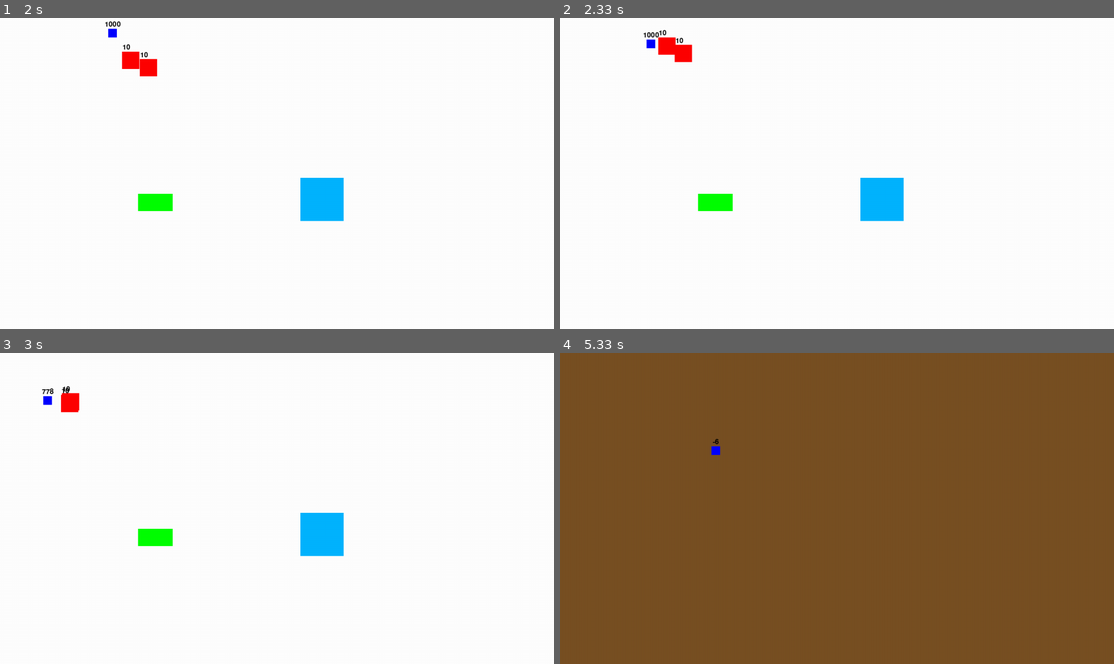
Above: before the commit, frames 1-4 (two rows, left to right).
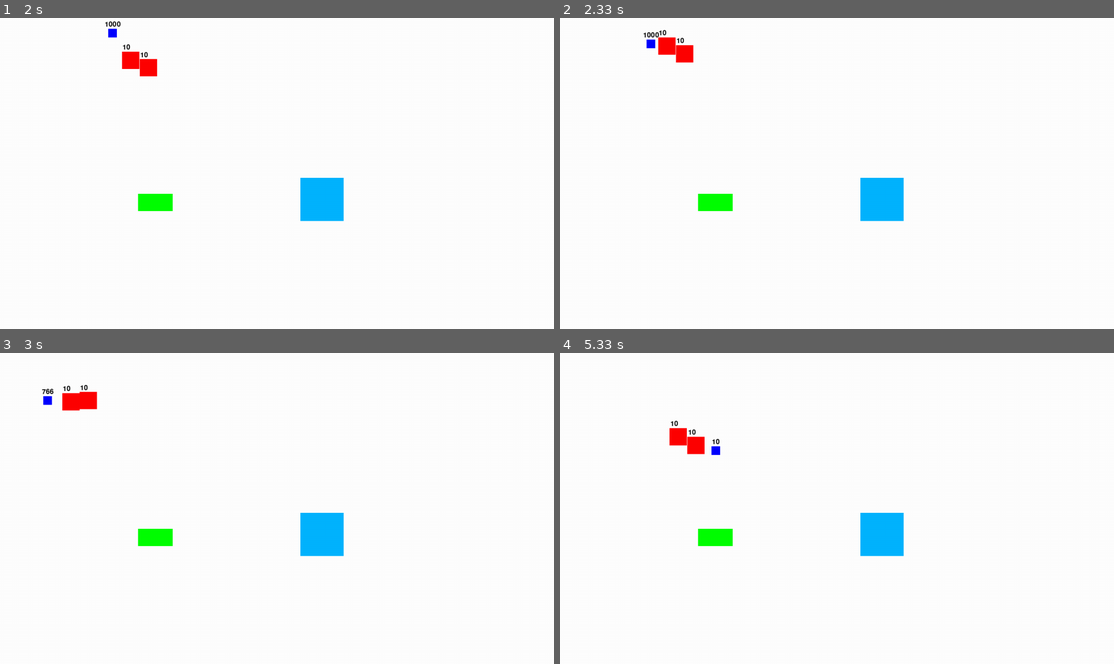
Above: after the commit, the same moments.

Repository: raphaeldupoux2/Jeux_video_pygame
Game: pygame game, started from main.py
The game is run twice, just before and just after one commit, with the same random seed, the same clock (stepped at 60 frames per second) and the same inputs.
Inputs:
- Up to frame 1 (2 s): hold Right 0.33-0.8 s; hold Up 0.83-1.13 s; hold Right 1.17-1.63 s; hold Left from 1.67 s (still down)
- Up to frame 2 (2.33 s): release Left at 2.2 s; hold Down from 2.23 s (still down)
- Up to frame 3 (3 s): release Down at 2.53 s; hold Left 2.57-2.97 s
- Up to frame 4 (5.33 s): hold Up 3-3.37 s; hold Right 3.4-4.03 s; hold Down 4.07-4.43 s; hold Down 4.47-4.93 s; hold Right from 4.97 s (still down)

Frame 1 is identical in both runs. In frame 2, less than 0.1% of the frame differs, in the area x 20-25%, y 6-15%; in frame 3, 0.3%; in frame 4, 100%, in the area x 0-100%, y 0-100%.

Commit message:
collision

Diff:
--- a/acteur.py
+++ b/acteur.py
@@ -1,11 +1,13 @@
+import math
 from abc import ABC, abstractmethod
+from random import uniform
 
 import pygame
 
 
 class Acteur(ABC):
 
-    def __init__(self, game_instance, x, y, vel, sizeX, sizeY, couleur):
+    def __init__(self, game_instance, x, y, vel, sizeX, sizeY, couleur, solide):
         self.x: float = x
         self.y: float = y
         self.vel: float = vel
@@ -15,6 +17,8 @@
         self.sizeX = sizeX
         self.sizeY = sizeY
         self.couleur = couleur
+        self.solide = solide
+        self.direction = uniform(0, 2 * math.pi)
 
     def limit(self):
         if self.x < 0:
@@ -36,6 +40,31 @@
     def affiche(self):
         pygame.draw.rect(self.game_instance.win, self.couleur, (self.x, self.y, self.sizeX, self.sizeY))
 
-    def touche(self, acteur):
-        return self.x + self.sizeX > acteur.x > self.x - self.game_instance.player[0].sizeX and \
-            self.y + self.sizeY > acteur.y > self.y - self.game_instance.player[0].sizeY
+    def touche(self, acteur, marge=0):
+        return acteur.x < self.x + self.sizeX + marge and self.x - marge < acteur.x + acteur.sizeX and \
+            acteur.y < self.y + self.sizeY + marge and self.y - marge < acteur.y + acteur.sizeY
+
+    def _bouge(self):
+        self.x += math.cos(self.direction) * self.vel
+        self.y += math.sin(self.direction) * self.vel
+
+    def bouge(self):
+        old_x, old_y = self.x, self.y
+        self._bouge()
+        if not self.solide:
+            return
+
+        for sol in filter(lambda x: x.solide, self.game_instance.acteurs):
+            if sol != self and sol.touche(self):
+                new_x = self.x
+                self.x = old_x
+                if not sol.touche(self):
+                    continue
+
+                self.x = new_x
+                self.y = old_y
+                if not sol.touche(self):
+                    continue
+
+                self.x = old_x
+                break
--- a/buisson.py
+++ b/buisson.py
@@ -5,7 +5,7 @@
 
 class Buisson(Acteur):
     def __init__(self, game_instance):
-        super().__init__(game_instance, randint(300, 1000), randint(200, 450), 0, 80, 40, (0, 255, 0))
+        super().__init__(game_instance, randint(300, 1000), randint(200, 450), 0, 80, 40, (0, 255, 0), False)
 
     def hide(self, acteur_affecte: list):
         for acteur in acteur_affecte:
--- a/mechant.py
+++ b/mechant.py
@@ -7,10 +7,9 @@
 class Mechant(Acteur):
 
     def __init__(self, game_instance, cible):
-        super().__init__(game_instance, randint(300, 1000), randint(200, 550), 0.4, 40, 40, (255, 0, 0))
+        super().__init__(game_instance, randint(300, 1000), randint(200, 550), 0.4, 40, 40, (255, 0, 0), True)
         self.cible = cible
         self.cible_atteinte = False
-        self.direction = uniform(0, 2 * math.pi)
         self.hidden = False
         self.pv = 10
 
@@ -28,23 +27,22 @@
     def random_move(self):
         self.vel = 0.1
         self.direction += uniform(-math.pi / 48, math.pi / 48)
-        self.x += math.cos(self.direction) * self.vel
-        self.y += math.sin(self.direction) * self.vel
+        self.bouge()
 
     def move(self):
         self.cible_atteinte = False
         self.limit()
         if self.cible.hidden is False:
-            if not self.touche(self.cible):
+            if not self.touche(self.cible, marge=1):
                 self.vel = 0.4
                 self.direction = self.angle_vers(self.cible)
-                self.x += math.cos(self.direction) * self.vel
-                self.y += math.sin(self.direction) * self.vel
+                self.bouge()
+
             else:
                 self.cible_atteinte = True
 
         else:
-            if self.touche(self.cible):
+            if self.touche(self.cible, marge=1):
                 self.cible_atteinte = True
             self.random_move()
 
--- a/player.py
+++ b/player.py
@@ -1,3 +1,4 @@
+import math
 import random
 
 import pygame
@@ -7,7 +8,7 @@
 class Player(Acteur):
 
     def __init__(self, game_instance):
-        super().__init__(game_instance, 100, 100, 0.5, 20, 20, (0, 0, 255))
+        super().__init__(game_instance, 100, 100, 0.5, 20, 20, (0, 0, 255), True)
         self.hidden = False
         self.dead = False
 
@@ -15,13 +16,17 @@
         keys = pygame.key.get_pressed()
         self.limit()
         if keys[pygame.K_LEFT]:
-            self.x -= self.vel
+            self.direction = math.pi
+            self.bouge()
         if keys[pygame.K_RIGHT]:
-            self.x += self.vel
+            self.direction = 0
+            self.bouge()
         if keys[pygame.K_UP]:
-            self.y -= self.vel
+            self.direction = - math.pi / 2
+            self.bouge()
         if keys[pygame.K_DOWN]:
-            self.y += self.vel
+            self.direction = math.pi / 2
+            self.bouge()
 
     def prend_degat(self, degat: float):
         super().prend_degat(degat)
--- a/source.py
+++ b/source.py
@@ -5,7 +5,7 @@
 
 class Source(Acteur):
     def __init__(self, game_instance):
-        super().__init__(game_instance, randint(300, 1000), randint(200, 450), 0, 100, 100, (0, 180, 255))
+        super().__init__(game_instance, randint(300, 1000), randint(200, 450), 0, 100, 100, (0, 180, 255), False)
 
     def heal(self, acteur_affecte: list):
         for acteur in acteur_affecte:
